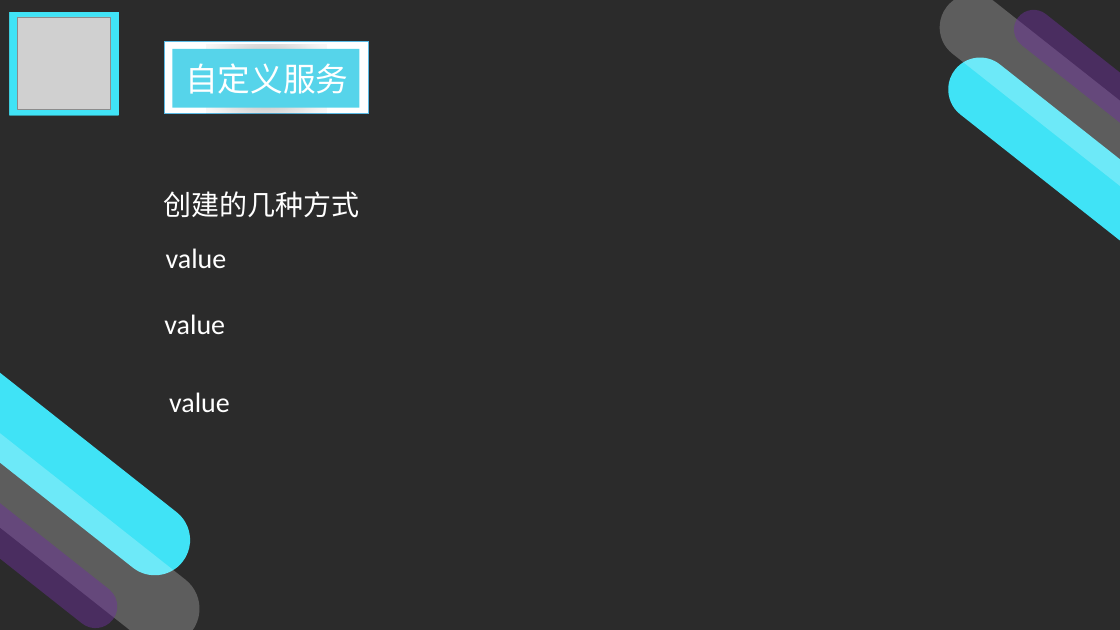
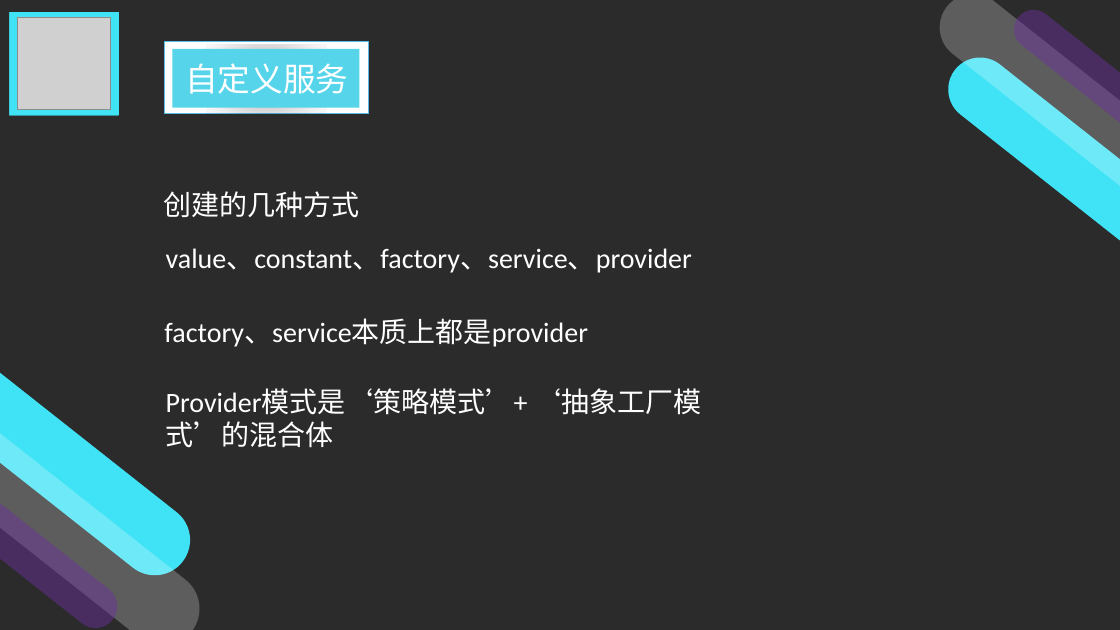
Before and after one commit to Dreamweaver-jun/AngularJS-sample, a slide deck: slide 19 of AngularJS演示.pptx. Drawn at 1120x630 pixels with LibreOffice and Linux fonts; fonts in the diff are those of the drawing; grey boxes stand for pictures; background and template pictures are left out; a plain dark background stands for a picture behind light text. Boxes give left, top, right and bottom in pixels: in the first picture for what was removed or moved away, otherwise in the second. Text is boxed around its words. In the diff, an @@ line names an element or a change of style, - is before the commit and + after.

```diff
--- a/AngularJS演示.pptx
+++ b/AngularJS演示.pptx
@@ text at bbox=[166, 248, 692, 273]: text changed @@
-value
+value、constant、factory、service、provider
@@ text at bbox=[164, 319, 588, 347]: text changed @@
-value
+factory、service本质上都是provider
@@ text added at bbox=[166, 388, 702, 448], 24 pt, text #FFFFFF @@
+Provider模式是‘策略模式’+ ‘抽象工厂模式’的混合体
@@ text removed at bbox=[169, 392, 230, 412] @@
-value
```
Also in this commit, not shown: 1 other file.
